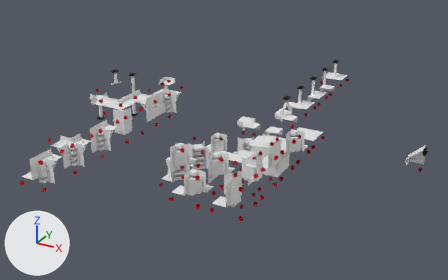
The FBX model Assets/Models/modules.fbx as it was, and as the next commit left it.
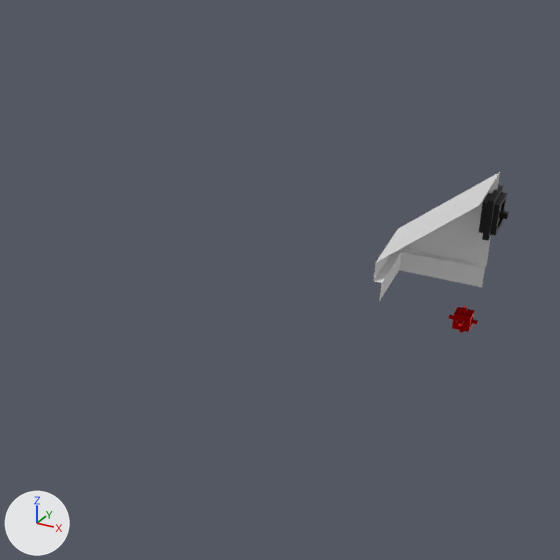
Each version appears first whole from a 50 mm lens placed at (18.82, -42.03, 22.47), pointed at (-3.77, -0.96, 1.93), and next in a close-up on the part from 76% to 97% of the width and 41% to 75% of the height. Arrows for +X, +Y and +Z are at lower left; the lights stay in place. Where no turn or scale is listed for an object, it has been applied to the vertices.

Names of what the first close-up shows: 'CornerTop_Slopy', 'Cube.012'.
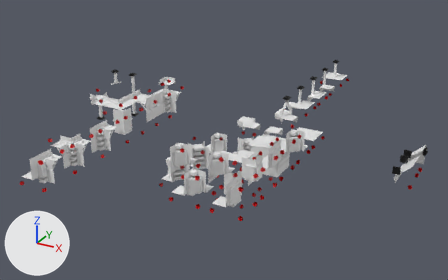
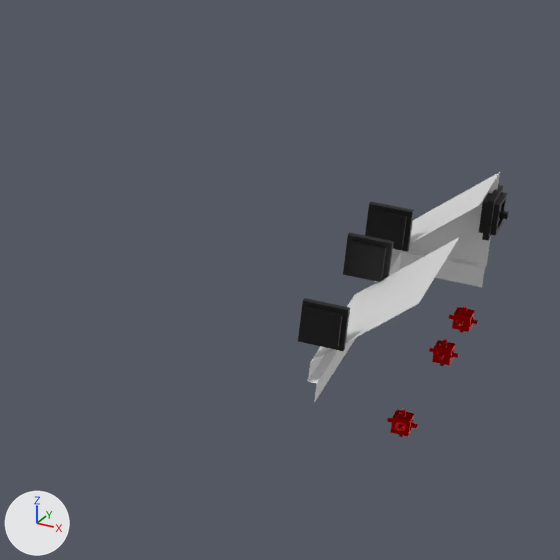
The change, as a list of edits to the scene's bpy script:
```text
Add me_walltop_slopy_001:
    me_walltop_slopy_001.from_pydata(...)  # 27 vertices, 16 faces; spans x -0.1..1.0, y -1.0..1.0, z 0.0..1.5
Add me_cube_005:
    me_cube_005 = me_cube_002.copy(); me_cube_005.name = 'Cube.005'  # the mesh of ob_cube_012
Add me_cube_003_1:
    me_cube_003_1.from_pydata(...)  # 40 vertices, 38 faces; spans x -0.258..0.258, y -0.1..0.18, z -0.258..0.258
    me_cube_003_1.materials.append(mat_connectionmarker)  # black #000000
Add me_occupancycube_014:
    me_occupancycube_014 = me_occupancycube_008.copy(); me_occupancycube_014.name = 'OccupancyCube.014'  # the mesh of ob_s_occupancycube_125
Add ob_cube_014:
    ob_cube_014 = bpy.data.objects.new('Cube.014', me_cube_005)
    ob_cube_014.parent = ob_walltop_slopy
    ob_cube_014.location = (0.0, -1.0, 1.0)
    ob_cube_014.rotation_euler = (-1.571, 1.571, 0.0)  # degrees (-90, 90, 0)
Add ob_walltop_slopy:
    ob_walltop_slopy = bpy.data.objects.new('WallTop_Slopy', me_walltop_slopy_001)
    ob_walltop_slopy.location = (11.0, -3.0, 3.0)
Add ob_cube_013:
    ob_cube_013 = bpy.data.objects.new('Cube.013', me_cube_003_1)
    ob_cube_013.location = (11.0, -1.0, 4.0)
Add ob_s_occupancycube_127:
    ob_s_occupancycube_127 = bpy.data.objects.new('S_OccupancyCube.127', me_occupancycube_014)
    ob_s_occupancycube_127.parent = ob_walltop_slopy
    ob_s_occupancycube_127.location = (1.0, 1.0, 0.0)
Add ob_s_occupancycube_126:
    ob_s_occupancycube_126 = bpy.data.objects.new('S_OccupancyCube.126', me_occupancycube_014)
    ob_s_occupancycube_126.parent = ob_walltop_slopy
    ob_s_occupancycube_126.location = (1.0, -1.0, 0.0)
Add ob_cube_015:
    ob_cube_015 = bpy.data.objects.new('Cube.015', me_cube_005)
    ob_cube_015.parent = ob_walltop_slopy
    ob_cube_015.location = (0.0, 1.0, 1.0)
    ob_cube_015.rotation_euler = (-1.571, 1.571, 0.0)  # degrees (-90, 90, 0)
```

Changed parts and their boxes (x1, y1, x2, y2) in the close-ups (560 x 560 px):
'WallTop_Slopy', added
    after: (308, 237, 460, 403)
'Cube.014', added (black)
    after: (298, 298, 350, 351)
'Cube.015', added (black)
    after: (343, 232, 394, 282)
'Cube.013', added (black)
    after: (365, 202, 414, 252)
'S_OccupancyCube.126', added
    after: (387, 409, 418, 437)
'S_OccupancyCube.127', added
    after: (429, 339, 459, 366)
